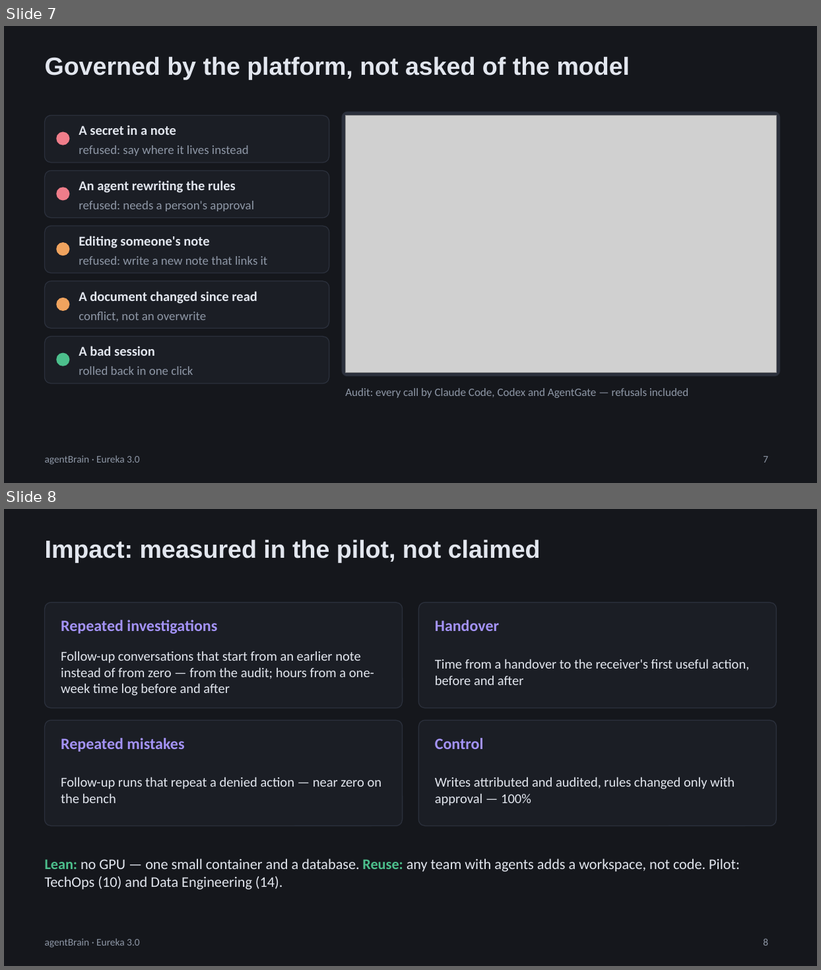
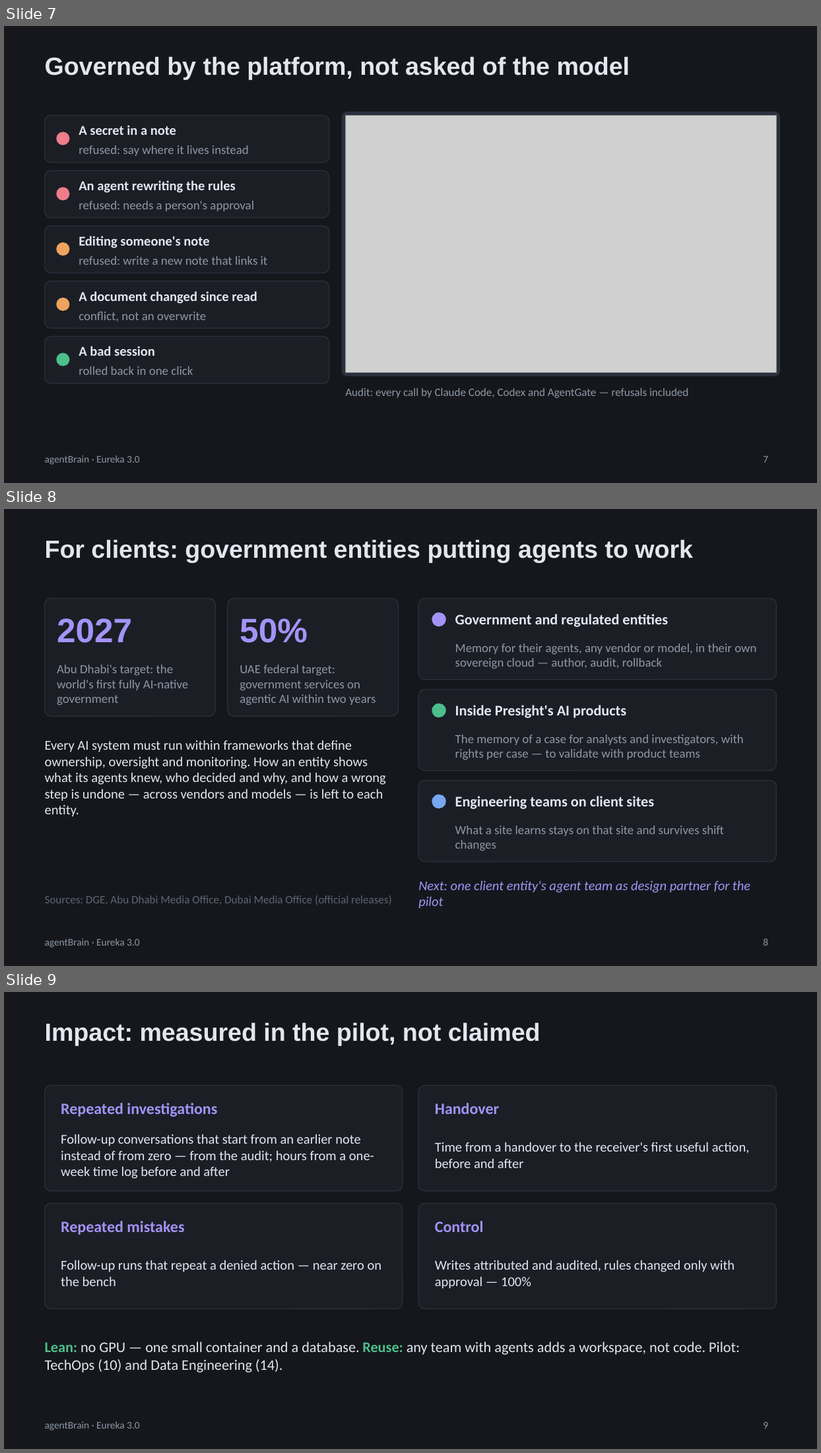
Before and after one commit to rasulkarimov/agent-brain, a slide deck: agentBrain_deck.pptx. Shown one above the other, each under a label of ours: slides 7 and 8 before the commit, slides 7, 8 and 9 after it. The pictures are 821x970 and 821x1453 pixels, drawn with LibreOffice and Linux fonts; fonts in the diff are those of the drawing; grey boxes stand for pictures. Boxes give left, top, right and bottom in pixels: in the first picture for what was removed or moved away, otherwise in the second. Text is boxed around its words. In the diff, an @@ line names an element or a change of style, - is before the commit and + after.

Commit message:
Deck: slide for government clients; idea PDF with the client offer

```diff
--- a/agentBrain_deck.pptx
+++ b/agentBrain_deck.pptx
@@ slide 8 added at (4,509,817,966), background #15171C; not listed: 1 template element that a slide beside it also shows @@
@@ title added at (45,539,693,563), 22 pt, text #E2E6EE, bold @@
+For clients: government entities putting agents to work
@@ rounded rectangle added at (45,599,215,716), fill #1B1E25, outline #2B303C 0.75 pt @@
@@ rounded rectangle added at (228,599,399,716), fill #1B1E25, outline #2B303C 0.75 pt @@
@@ rounded rectangle added at (418,599,776,680), fill #1B1E25, outline #2B303C 0.75 pt @@
@@ text added at (57,619,132,643), 30 pt, text #A493F7, bold @@
+2027
@@ text added at (240,619,308,643), 30 pt, text #A493F7, bold @@
+50%
@@ ellipse added at (432,613,446,626), fill #A493F7, outline #A493F7 1 pt @@
@@ text added at (455,614,668,627), 13 pt, text #E2E6EE, bold @@
+Government and regulated entities
@@ text added at (455,644,756,669), 11 pt, text #8E97A6 @@
+Memory for their agents, any vendor or model, in their own sovereign cloud — author, audit, rollback
@@ text added at (57,665,188,705), 11 pt, text #8E97A6 @@
+Abu Dhabi's target: the world's first fully AI-native government
@@ text added at (240,665,376,705), 11 pt, text #8E97A6 @@
+UAE federal target: government services on agentic AI within two years
@@ rounded rectangle added at (418,690,776,771), fill #1B1E25, outline #2B303C 0.75 pt @@
@@ ellipse added at (432,704,446,717), fill #4CBF8C, outline #4CBF8C 1 pt @@
@@ text added at (455,705,626,718), 13 pt, text #E2E6EE, bold @@
+Inside Presight's AI products
@@ text added at (45,740,386,817), 12 pt, text #E2E6EE @@
+Every AI system must run within frameworks that define ownership, oversight and monitoring. How an entity shows what its agents knew, who decided and why, and how a wrong step is undone — across vendors and models — is left to each entity.
@@ text added at (455,735,744,760), 11 pt, text #8E97A6 @@
+The memory of a case for analysts and investigators, with rights per case — to validate with product teams
@@ rounded rectangle added at (418,780,776,862), fill #1B1E25, outline #2B303C 0.75 pt @@
@@ ellipse added at (432,795,446,808), fill #78A6F0, outline #78A6F0 1 pt @@
@@ text added at (455,796,654,809), 13 pt, text #E2E6EE, bold @@
+Engineering teams on client sites
@@ text added at (455,826,724,851), 11 pt, text #8E97A6 @@
+What a site learns stays on that site and survives shift changes
@@ text added at (418,881,750,909), 12 pt, text #A493F7, italic @@
+Next: one client entity's agent team as design partner for the pilot
@@ text added at (45,896,392,905), 10 pt, text #5C6573 @@
+Sources: DGE, Abu Dhabi Media Office, Dubai Media Office (official releases)
@@ page number added at (763,939,768,946), 9 pt, text #8E97A6 @@
+8
@@ what was slide 8 is now slide 9 @@
@@ page number at (763,1422,768,1429): text changed @@
-8
+9
```
Also in this commit, not shown: 2 other files.
